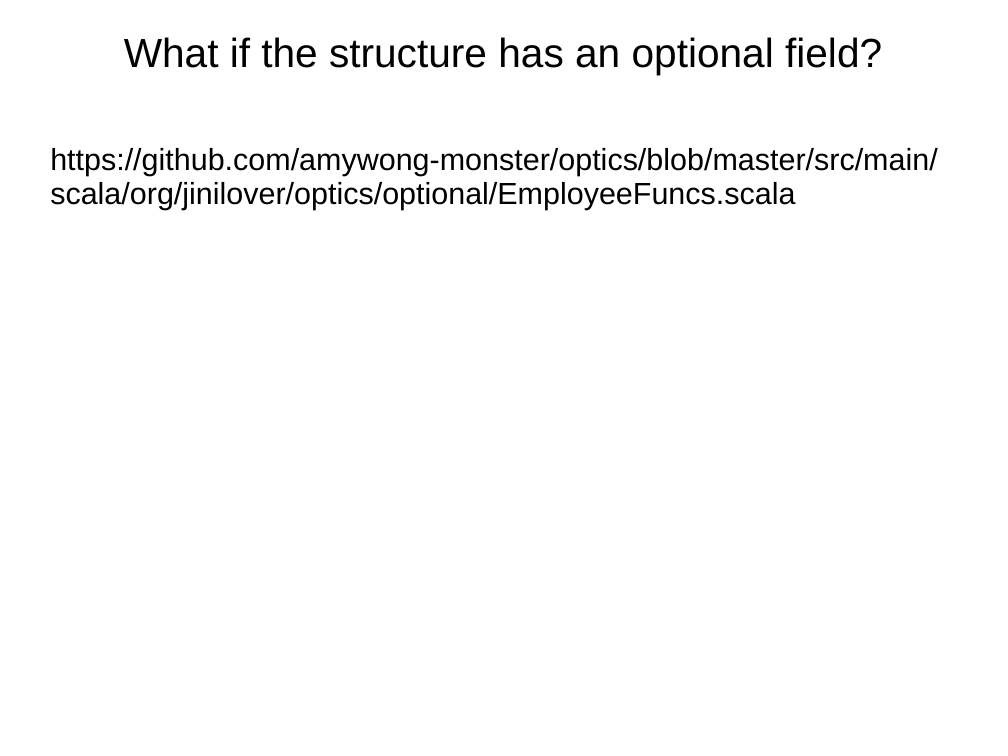
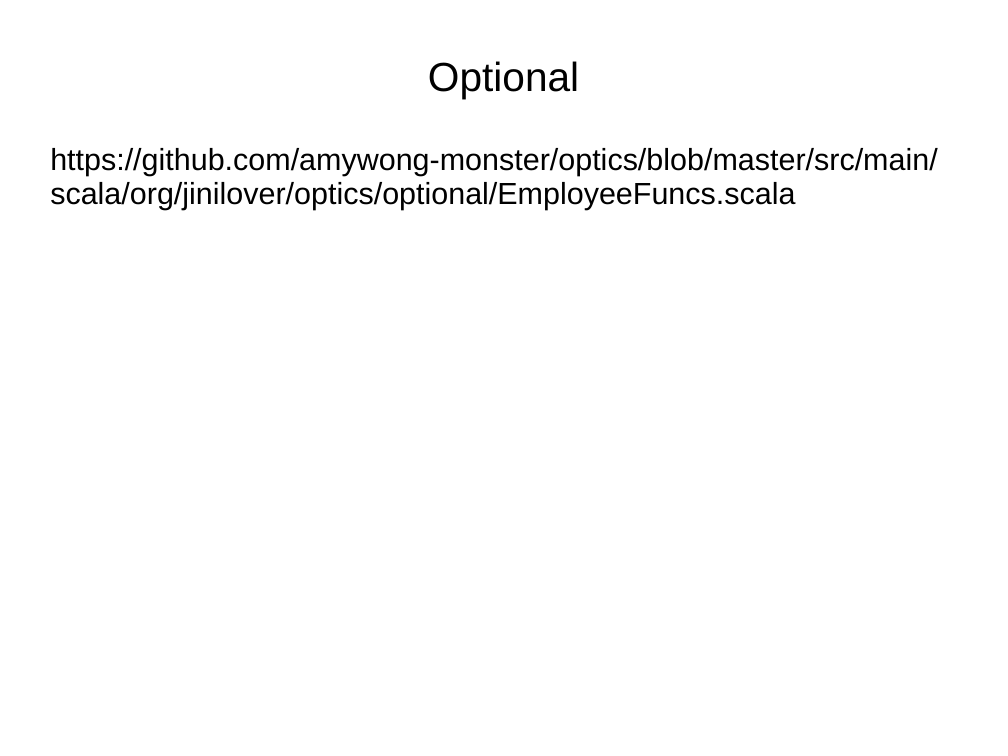
Before and after one commit to amywong-monster/Presentations, a slide deck: slide 14 of 2021-08-05-Update-immutable-data.ppt (slide 13 before the commit). Drawn at 1008x756 pixels with LibreOffice and Linux fonts; fonts in the diff are those of the drawing. Boxes give left, top, right and bottom in pixels: in the first picture for what was removed or moved away, otherwise in the second. Text is boxed around its words. In the diff, an @@ line names an element or a change of style, - is before the commit and + after.

```diff
--- a/2021-08-05-Update-immutable-data.ppt
+++ b/2021-08-05-Update-immutable-data.ppt
@@ title at (428,61,579,99): text changed @@
-What if the structure has an optional field?
+Optional
```
Also in this commit, not shown: 2 other slides changed, 5 slides added.
